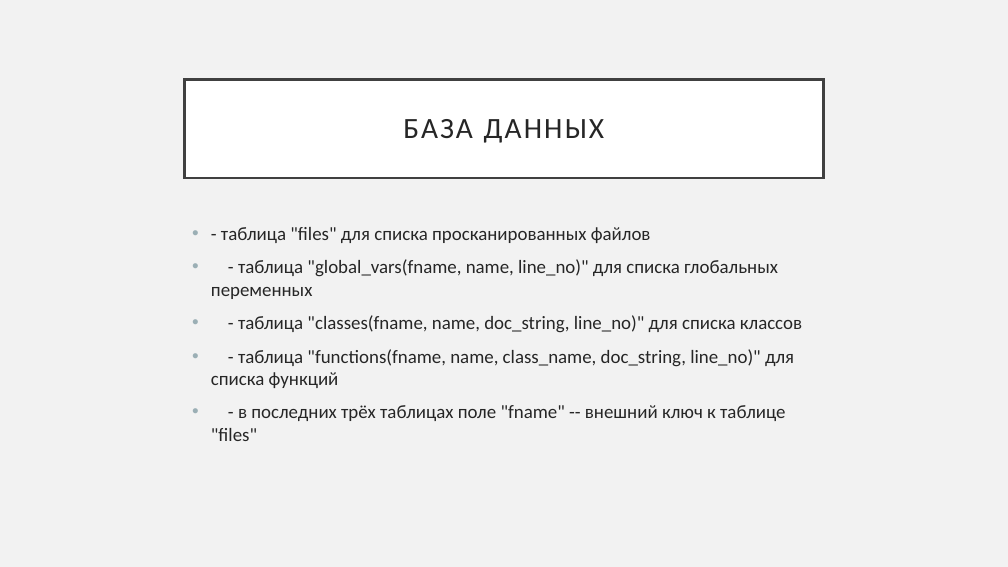
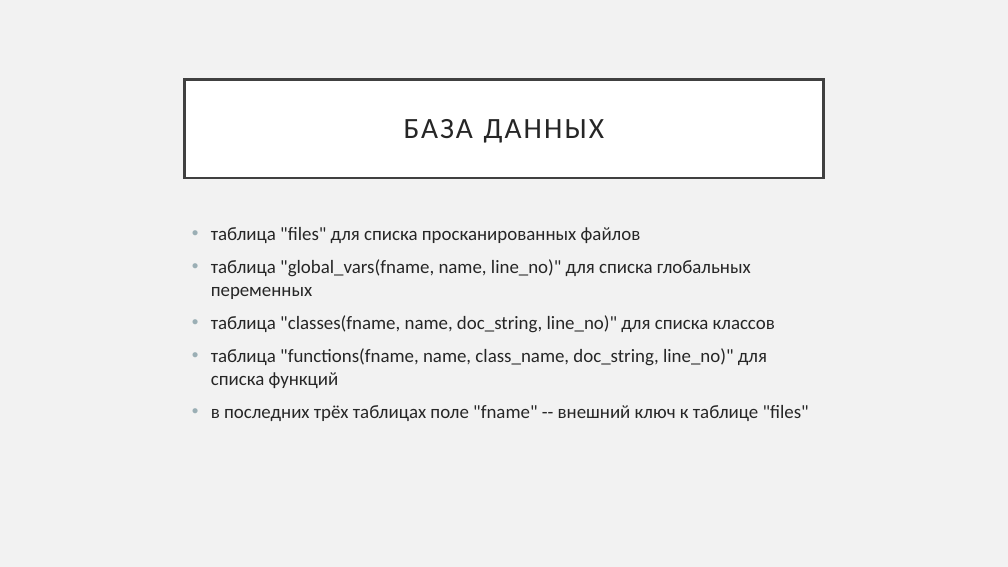
Before and after one commit to VIPigeon/SearchProject, a slide deck: slide 6 of Презентация.pptx (slide 5 before the commit). Drawn at 1008x567 pixels with LibreOffice and Linux fonts; fonts in the diff are those of the drawing. Boxes give left, top, right and bottom in pixels: in the first picture for what was removed or moved away, otherwise in the second. Text is boxed around its words. In the diff, an @@ line names an element or a change of style, - is before the commit and + after.

```diff
--- a/Презентация.pptx
+++ b/Презентация.pptx
@@ text at box(211, 227, 809, 421): text changed @@
-• - таблица "files" для списка просканированных файлов
-• - таблица "global_vars(fname, name, line_no)" для списка глобальных переменных
-• - таблица "classes(fname, name, doc_string, line_no)" для списка классов
-• - таблица "functions(fname, name, class_name, doc_string, line_no)" для списка функций
-• - в последних трёх таблицах поле "fname" -- внешний ключ к таблице "files"
+• таблица "files" для списка просканированных файлов
+• таблица "global_vars(fname, name, line_no)" для списка глобальных переменных
+• таблица "classes(fname, name, doc_string, line_no)" для списка классов
+• таблица "functions(fname, name, class_name, doc_string, line_no)" для списка функций
+• в последних трёх таблицах поле "fname" -- внешний ключ к таблице "files"
```
Also in this commit, not shown: 5 other slides changed, 3 slides added, 1 slide removed, 1 other file.
